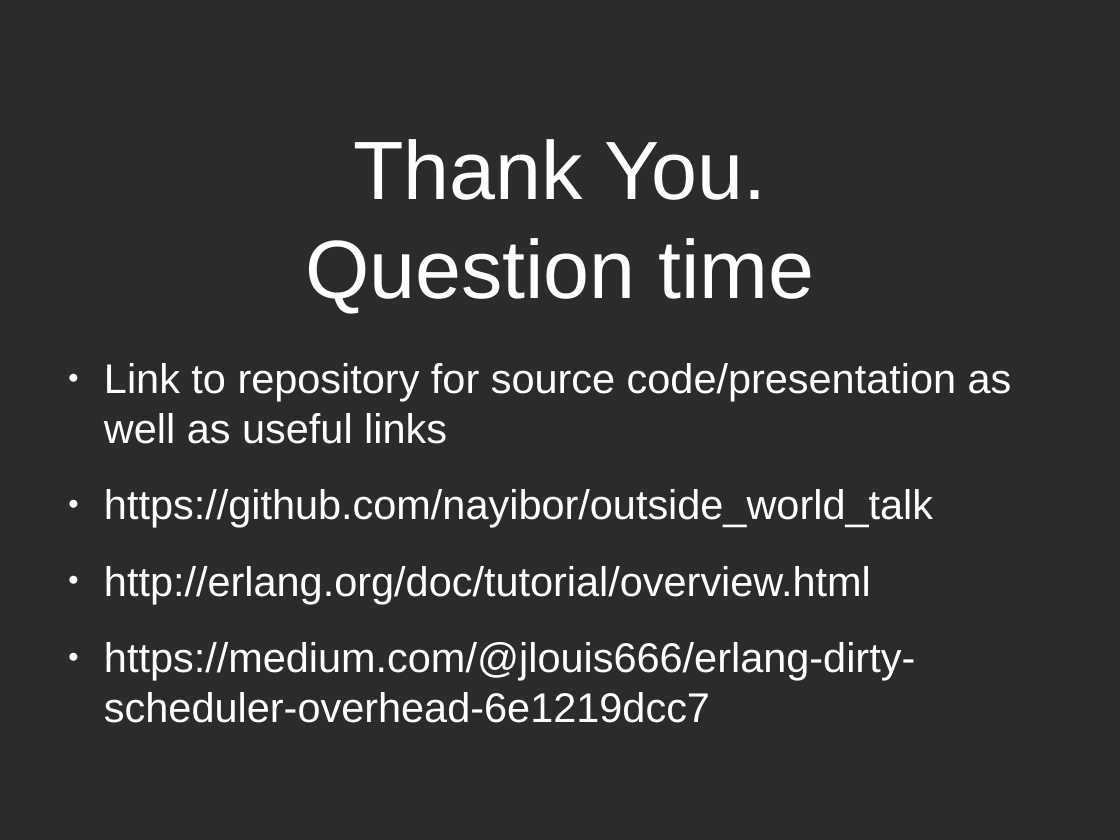
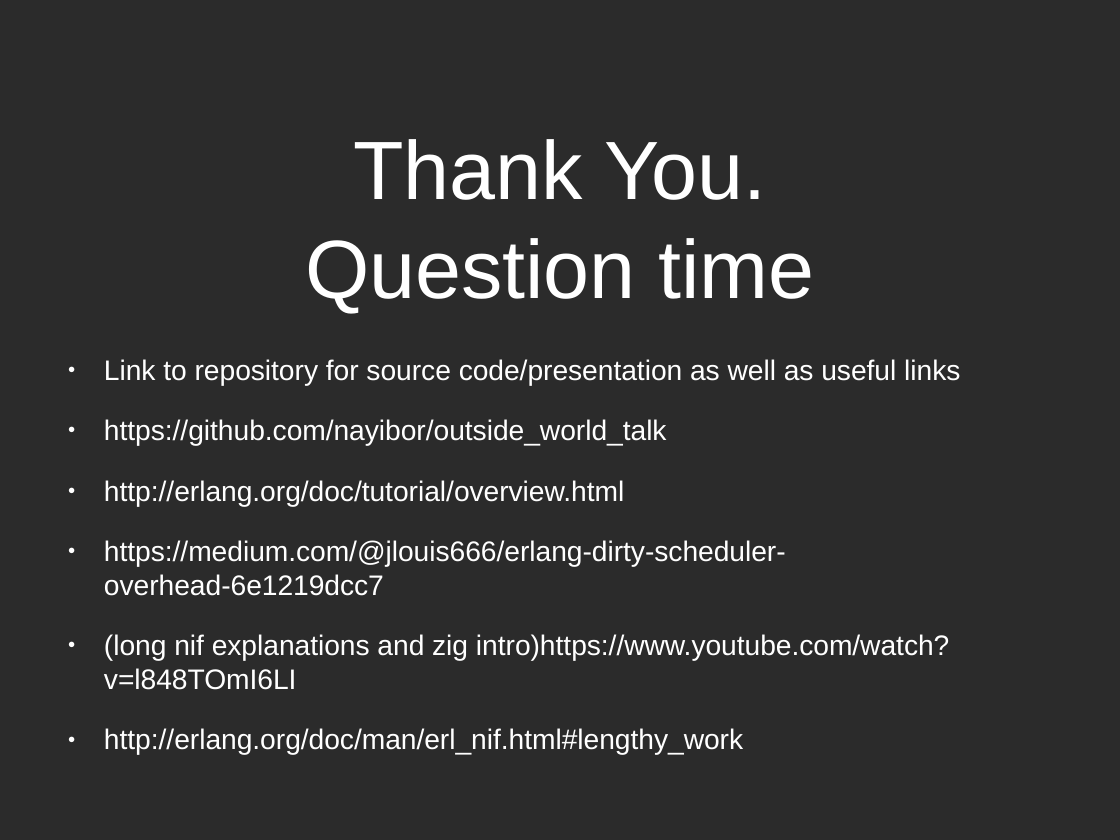
Before and after one commit to nayibor/outside_world_talk, a slide deck: slide 12 of talking to outside world.odp. Drawn at 1120x840 pixels with LibreOffice and Linux fonts; fonts in the diff are those of the drawing; background and template pictures are left out; a plain dark background stands for a picture behind light text. Boxes give left, top, right and bottom in pixels: in the first picture for what was removed or moved away, otherwise in the second. Text is boxed around its words. In the diff, an @@ line names an element or a change of style, - is before the commit and + after.

```diff
--- a/talking to outside world.odp
+++ b/talking to outside world.odp
@@ text at <box>104,359,960,596</box>: size 29.4 to 19.9 pt in "Link to repository for source code/presentation as ...", "https://github.com/nayibor/outside_world_talk", "http://erlang.org/doc/tutorial/overview.html", "https://medium.com/@jlouis666/erlang-dirty-scheduler-overhea ..." @@
@@ text at <box>104,634,949,755</box>: paragraphs added @@
+● (long nif explanations and zig intro)https://www.youtube.com/watch?v=l848TOmI6LI
+● http://erlang.org/doc/man/erl_nif.html#lengthy_work
```
Also in this commit, not shown: 1 other slide changed, 3 other files.
